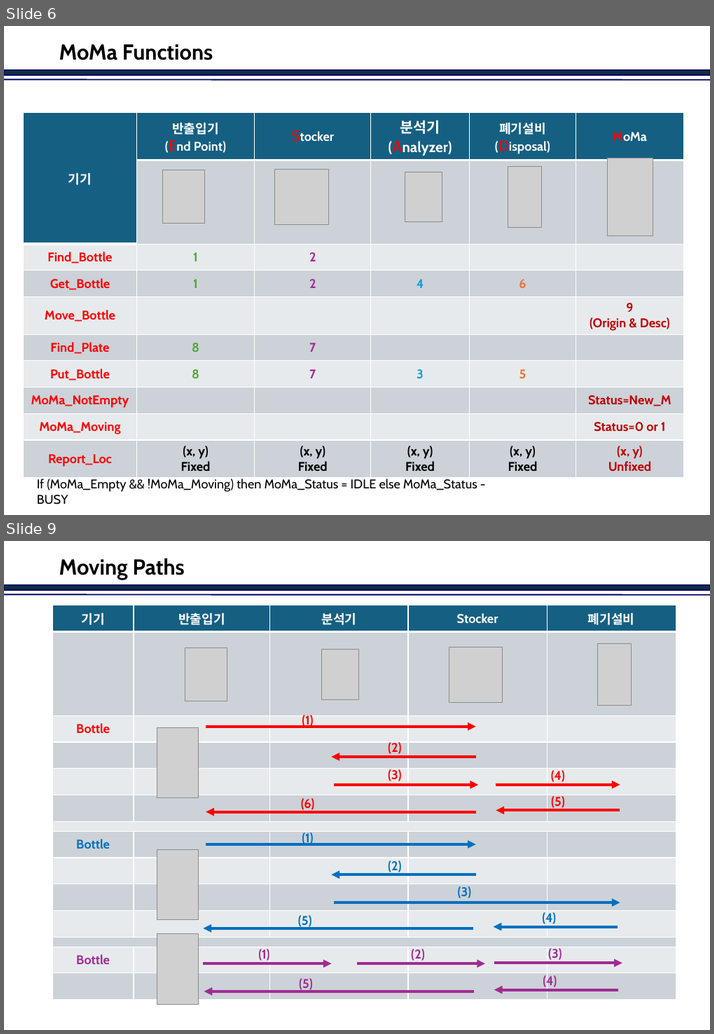
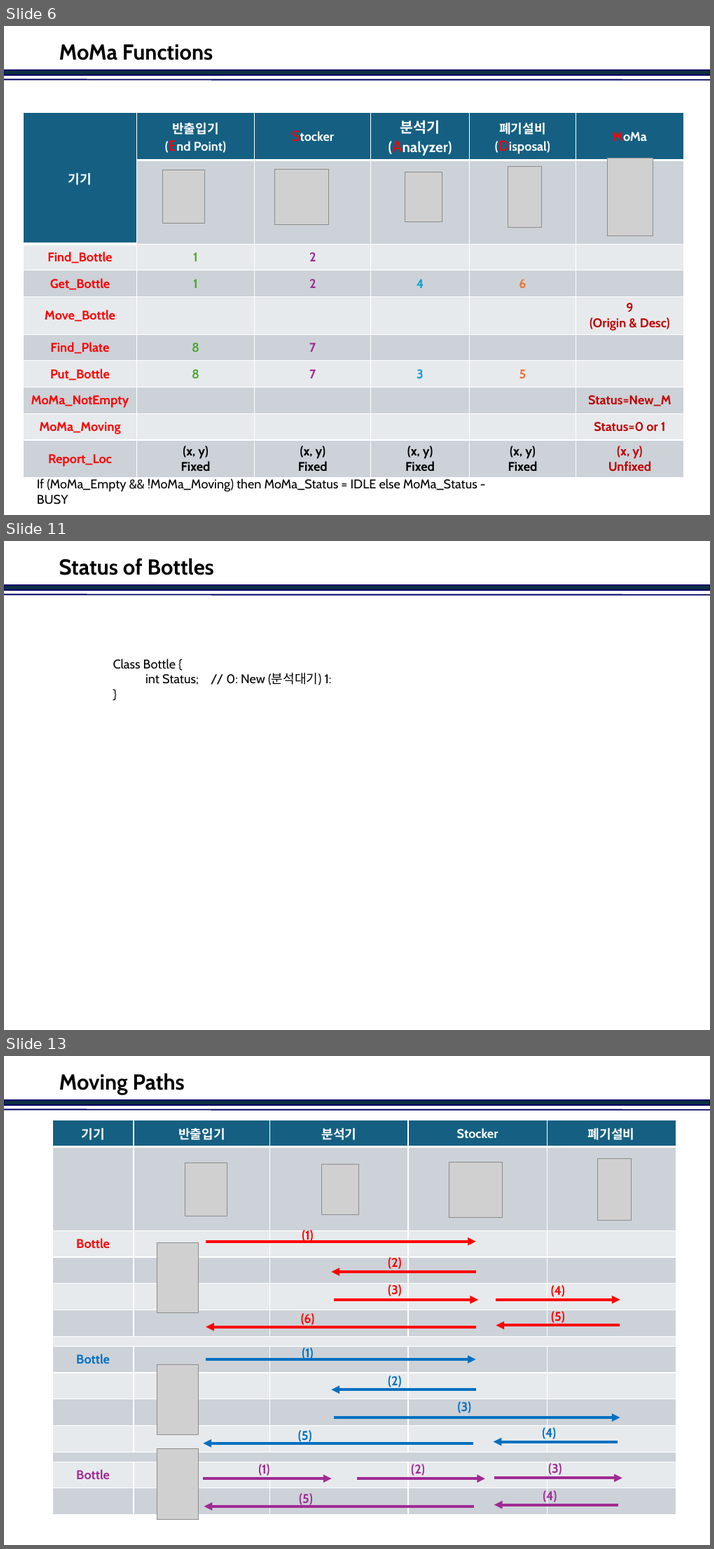
Before and after one commit to jinkabpark/SamickThk_Analysis, a slide deck: 허종원/DDS&Nodes.pptx. Shown one above the other, each under a label of ours: slides 6 and 9 before the commit, slides 6, 11 and 13 after it; the slides between them are not shown. The pictures are 714x1034 and 714x1549 pixels, drawn with LibreOffice and Linux fonts; fonts in the diff are those of the drawing; grey boxes stand for pictures; background and template pictures are left out. Boxes give left, top, right and bottom in pixels: in the first picture for what was removed or moved away, otherwise in the second. Text is boxed around its words. In the diff, an @@ line names an element or a change of style, - is before the commit and + after.

```diff
--- a/허종원/DDS&Nodes.pptx
+++ b/허종원/DDS&Nodes.pptx
@@ slide 11 added at (4, 541, 710, 1030), background #FFFFFF; not listed: 2 template elements that a slide beside it also shows @@
@@ title added at (59, 558, 214, 575), 24 pt, text #000000, bold @@
+Status of Bottles
@@ text added at (113, 659, 332, 685), 14 pt, text #000000 @@
+Class Bottle {
+int Status; // 0: New (분석대기) 1:
+}
@@ what was slide 9 is now slide 13 @@
```
Also in this commit, not shown: 2 slides changed, 4 other slides added, 1 slide removed.
